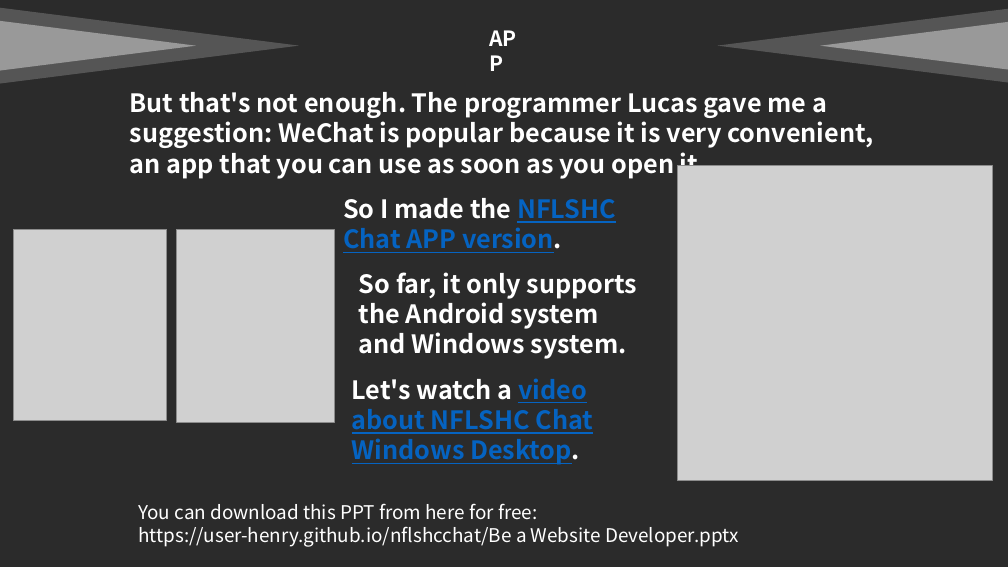
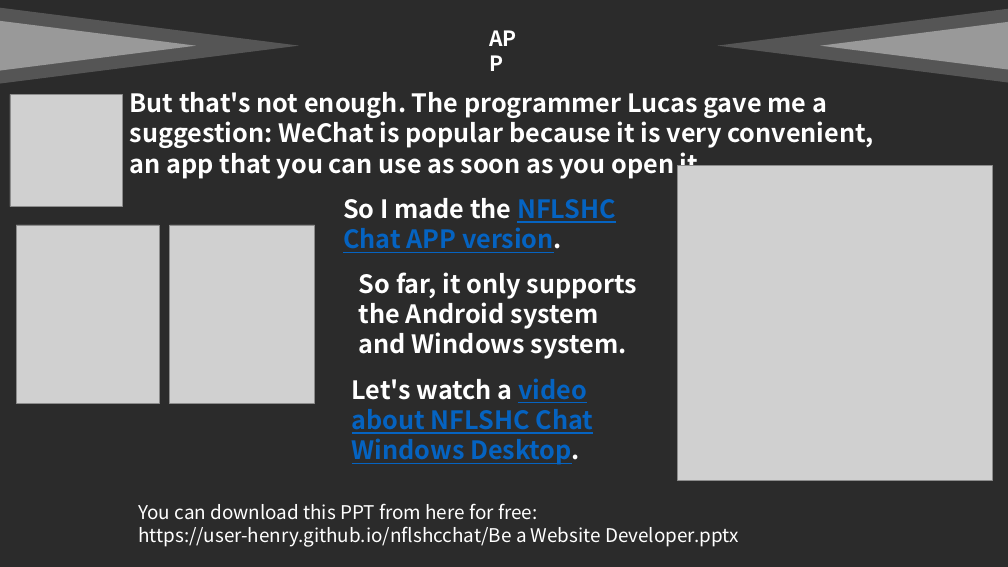
Before and after one commit to user-henry/nflshcchat, a slide deck: slide 8 of Be a Website Developer.pptx. Drawn at 1008x567 pixels with LibreOffice and Linux fonts; fonts in the diff are those of the drawing; grey boxes stand for pictures; background and template pictures are left out; a plain dark background stands for a picture behind light text. Boxes give left, top, right and bottom in pixels: in the first picture for what was removed or moved away, otherwise in the second. Text is boxed around its words. In the diff, an @@ line names an element or a change of style, - is before the commit and + after.

```diff
--- a/Be a Website Developer.pptx
+++ b/Be a Website Developer.pptx
@@ picture added at <box>10,95,123,207</box> @@
@@ picture: place and size @@
-picture at <box>13,229,166,420</box>
+picture at <box>16,225,159,404</box>
@@ picture: place and size @@
-picture at <box>177,229,334,422</box>
+picture at <box>169,225,315,404</box>
```
